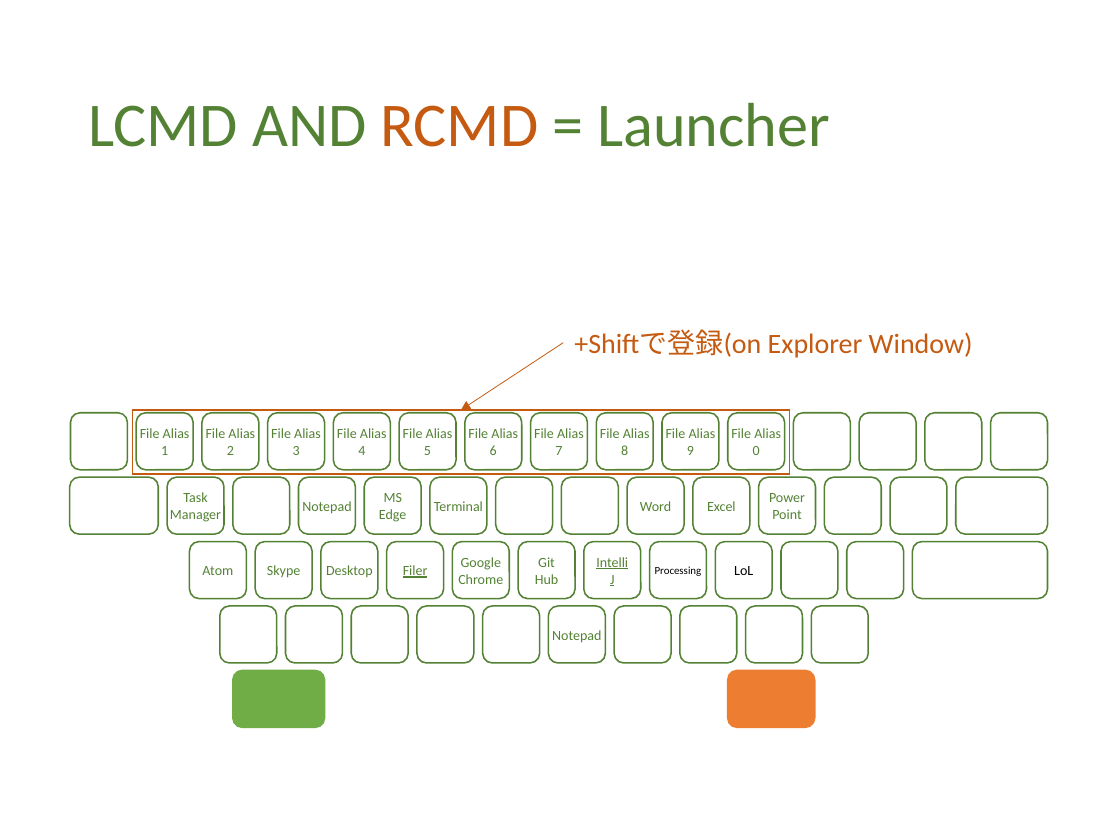
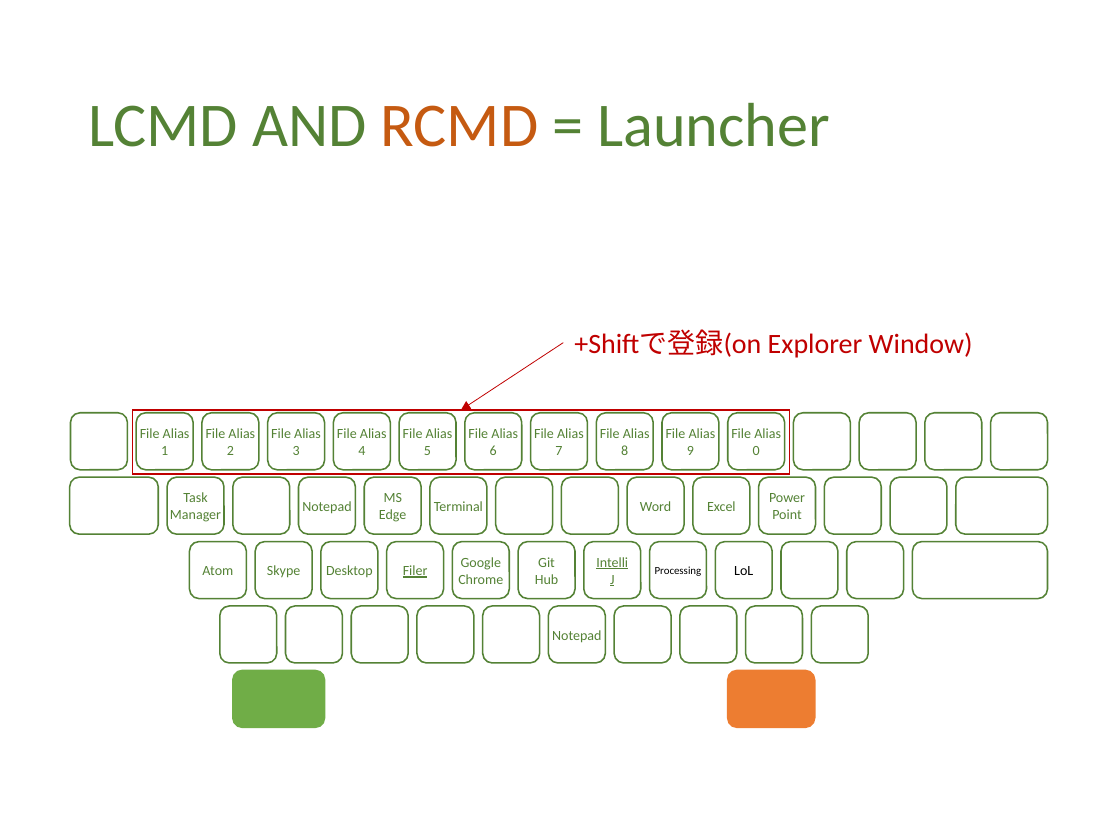
Before and after one commit to ittooo66/myAHK, a slide deck: slide 6 of MANUAL.pptx (slide 7 before the commit). Drawn at 1120x840 pixels with LibreOffice and Linux fonts; fonts in the diff are those of the drawing. Boxes give left, top, right and bottom in pixels: in the first picture for what was removed or moved away, otherwise in the second. Text is boxed around its words. In the diff, an @@ line names an element or a change of style, - is before the commit and + after.

```diff
--- a/MANUAL.pptx
+++ b/MANUAL.pptx
@@ text "+Shiftで登録(on Explorer Window)" at bbox=[574, 330, 973, 358]: text colour #C55A11 to #C00000 @@
@@ arrow (563, 343) - (461, 410): stroke #C55A11 0.5 pt to #C00000 0.5 pt @@
@@ rectangle at bbox=[132, 410, 790, 474]: outline #C55A11 1 pt to #C00000 1 pt @@
```
Also in this commit, not shown: 4 other slides changed.
